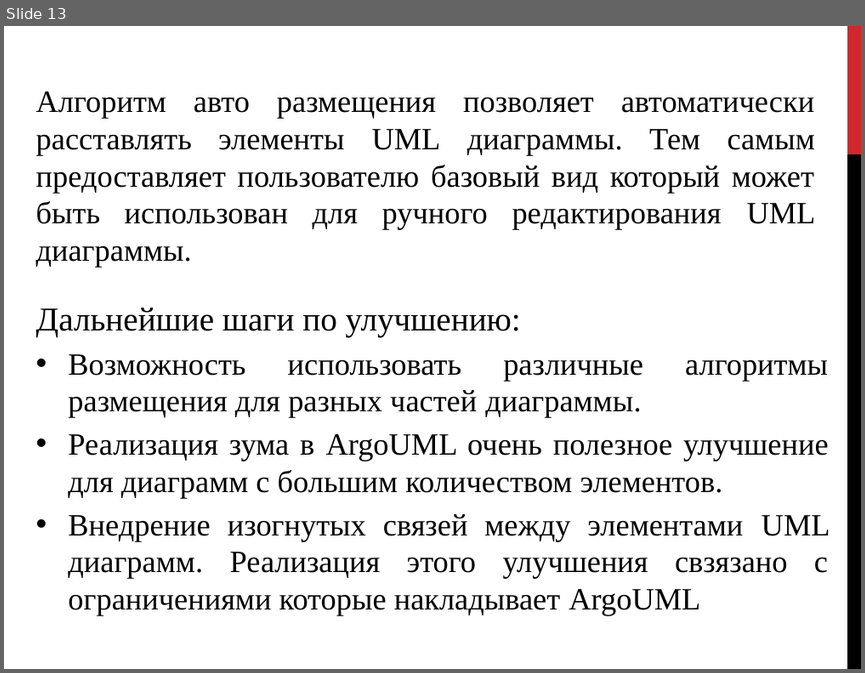
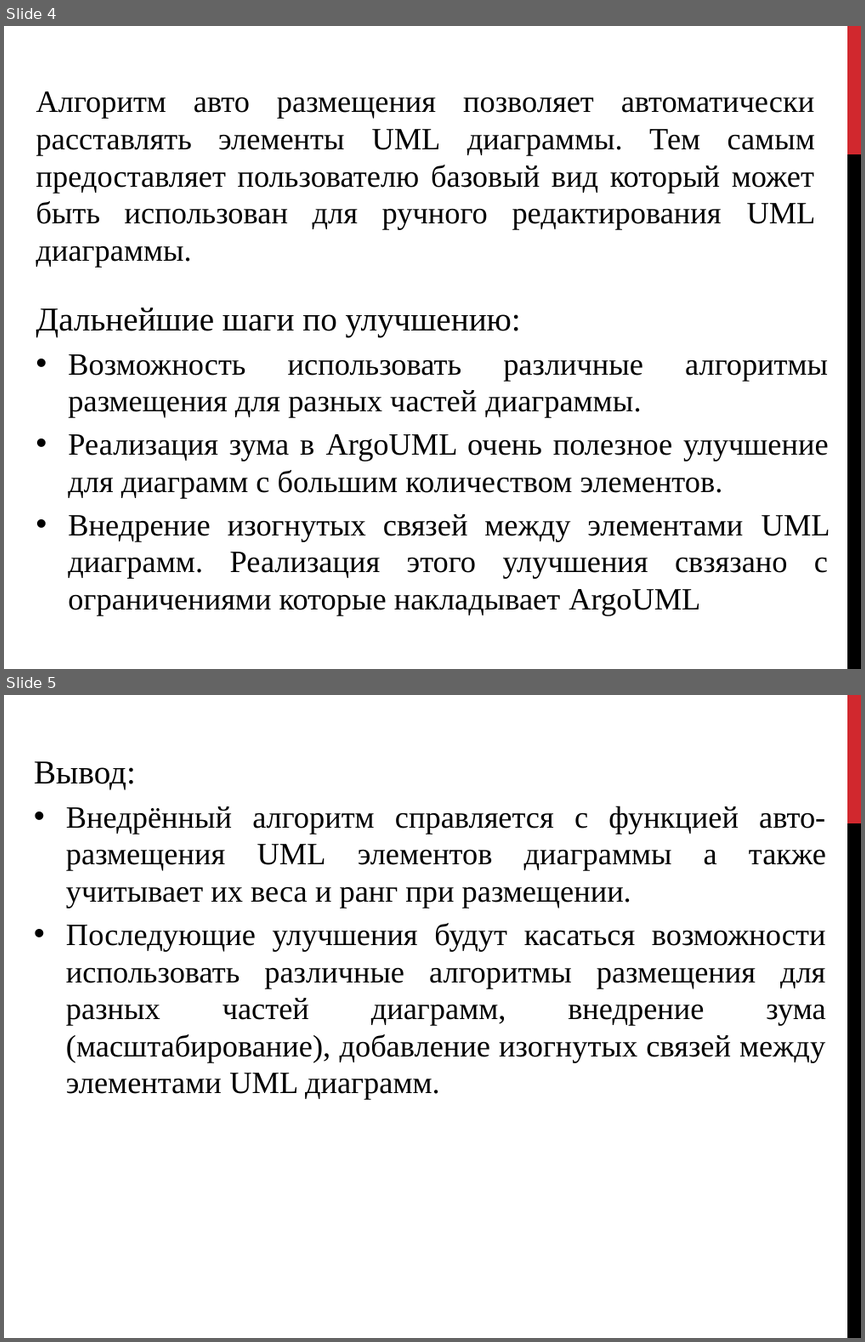
Before and after one commit to alexnodejs/onto-diploma, a slide deck: presentation/Slides_Viktor_Pecherskiy.pptx. Shown one above the other, each under a label of ours: slide 13 before the commit, slides 4 and 5 after it. The pictures are 865x673 and 865x1342 pixels, drawn with LibreOffice and Linux fonts; fonts in the diff are those of the drawing. Boxes give left, top, right and bottom in pixels: in the first picture for what was removed or moved away, otherwise in the second. Text is boxed around its words. In the diff, an @@ line names an element or a change of style, - is before the commit and + after.

```diff
--- a/presentation/Slides_Viktor_Pecherskiy.pptx
+++ b/presentation/Slides_Viktor_Pecherskiy.pptx
@@ slide 5 added at bbox=[4, 695, 861, 1338], background #FFFFFF; not listed: 2 template elements that a slide beside it also shows @@
@@ text added at bbox=[34, 761, 826, 1062], 26 pt, text #000000 @@
+Вывод:
+• Внедрённый алгоритм справляется с функцией авто-размещения UML элементов диаграммы а также учитывает их веса и ранг при размещении.
+• Последующие улучшения будут касаться возможности использовать различные алгоритмы размещения для разных частей диаграмм, внедрение зума (масштабирование), добавление изогнутых связей между элементами UML диаграмм.
@@ what was slide 13 is now slide 4 @@
```
Also in this commit, not shown: 5 slides changed, 4 other slides added, 3 other files.
